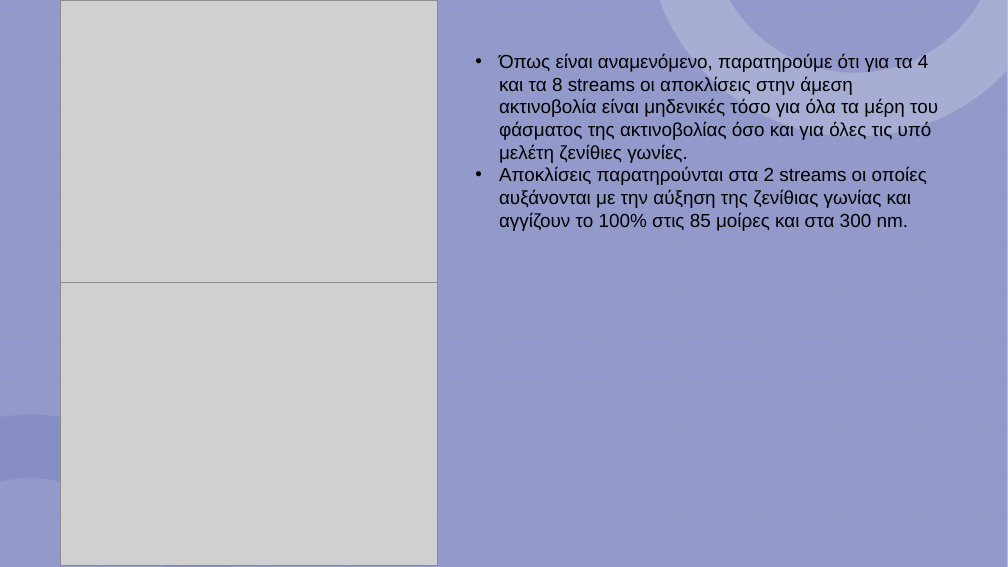
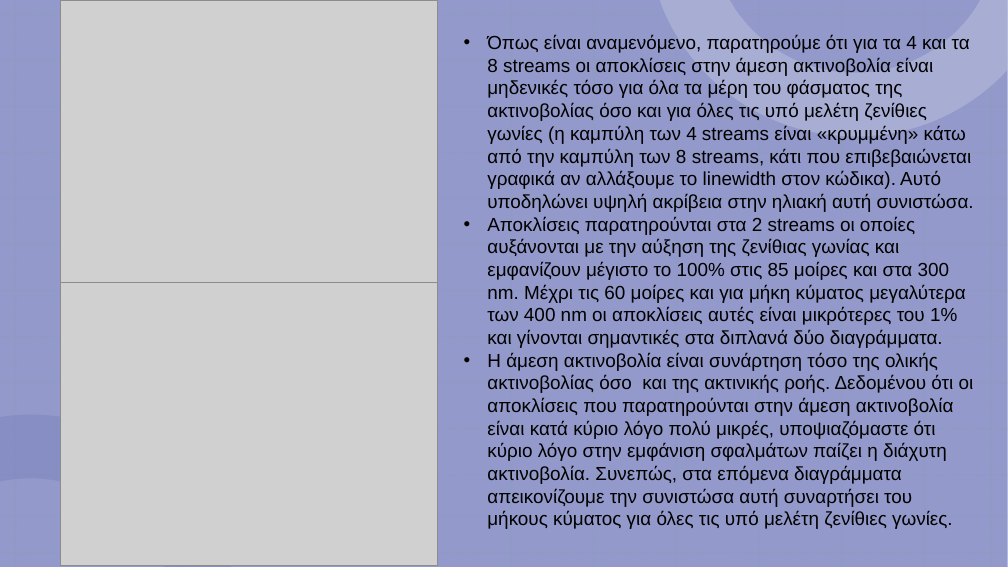
Before and after one commit to nadezsha/MSc---Applied-Meteorology-and-Environmental-Physics, a slide deck: slide 9 of Radiation and Atmosphere Interaction/Report 2/ΕργασίαΔύο.pptx. Drawn at 1008x567 pixels with LibreOffice and Linux fonts; fonts in the diff are those of the drawing; grey boxes stand for pictures. Boxes give left, top, right and bottom in pixels: in the first picture for what was removed or moved away, otherwise in the second. Text is boxed around its words. In the diff, an @@ line names an element or a change of style, - is before the commit and + after.

```diff
--- a/Radiation and Atmosphere Interaction/Report 2/ΕργασίαΔύο.pptx
+++ b/Radiation and Atmosphere Interaction/Report 2/ΕργασίαΔύο.pptx
@@ text at bbox=[487, 35, 974, 529]: text changed @@
-• Όπως είναι αναμενόμενο, παρατηρούμε ότι για τα 4 και τα 8 streams οι αποκλίσεις στην άμεση ακτινοβολία είναι μηδενικές τόσο για όλα τα μέρη του φάσματος της ακτινοβολίας όσο και για όλες τις υπό μελέτη ζενίθιες γωνίες.
-• Αποκλίσεις παρατηρούνται στα 2 streams οι οποίες αυξάνονται με την αύξηση της ζενίθιας γωνίας και αγγίζουν το 100% στις 85 μοίρες και στα 300 nm.
+• Όπως είναι αναμενόμενο, παρατηρούμε ότι για τα 4 και τα 8 streams οι αποκλίσεις στην άμεση ακτινοβολία είναι μηδενικές τόσο για όλα τα μέρη του φάσματος της ακτινοβολίας όσο και για όλες τις υπό μελέτη ζενίθιες γωνίες (η καμπύλη των 4 streams είναι «κρυμμένη» κάτω από την καμπύλη των 8 streams, κάτι που επιβεβαιώνεται γραφικά αν αλλάξουμε το linewidth στον κώδικα). Αυτό υποδηλώνει υψηλή ακρίβεια στην ηλιακή αυτή συνιστώσα.
+• Αποκλίσεις παρατηρούνται στα 2 streams οι οποίες αυξάνονται με την αύξηση της ζενίθιας γωνίας και εμφανίζουν μέγιστο το 100% στις 85 μοίρες και στα 300 nm. Μέχρι τις 60 μοίρες και για μήκη κύματος μεγαλύτερα των 400 nm οι αποκλίσεις αυτές είναι μικρότερες του 1% και γίνονται σημαντικές στα διπλανά δύο διαγράμματα.
+• Η άμεση ακτινοβολία είναι συνάρτηση τόσο της ολικής ακτινοβολίας όσο και της ακτινικής ροής. Δεδομένου ότι οι αποκλίσεις που παρατηρούνται στην άμεση ακτινοβολία είναι κατά κύριο λόγο πολύ μικρές, υποψιαζόμαστε ότι κύριο λόγο στην εμφάνιση σφαλμάτων παίζει η διάχυτη ακτινοβολία. Συνεπώς, στα επόμενα διαγράμματα απεικονίζουμε την συνιστώσα αυτή συναρτήσει του μήκους κύματος για όλες τις υπό μελέτη ζενίθιες γωνίες.
```
Also in this commit, not shown: 6 slides added, 1 slide removed.
